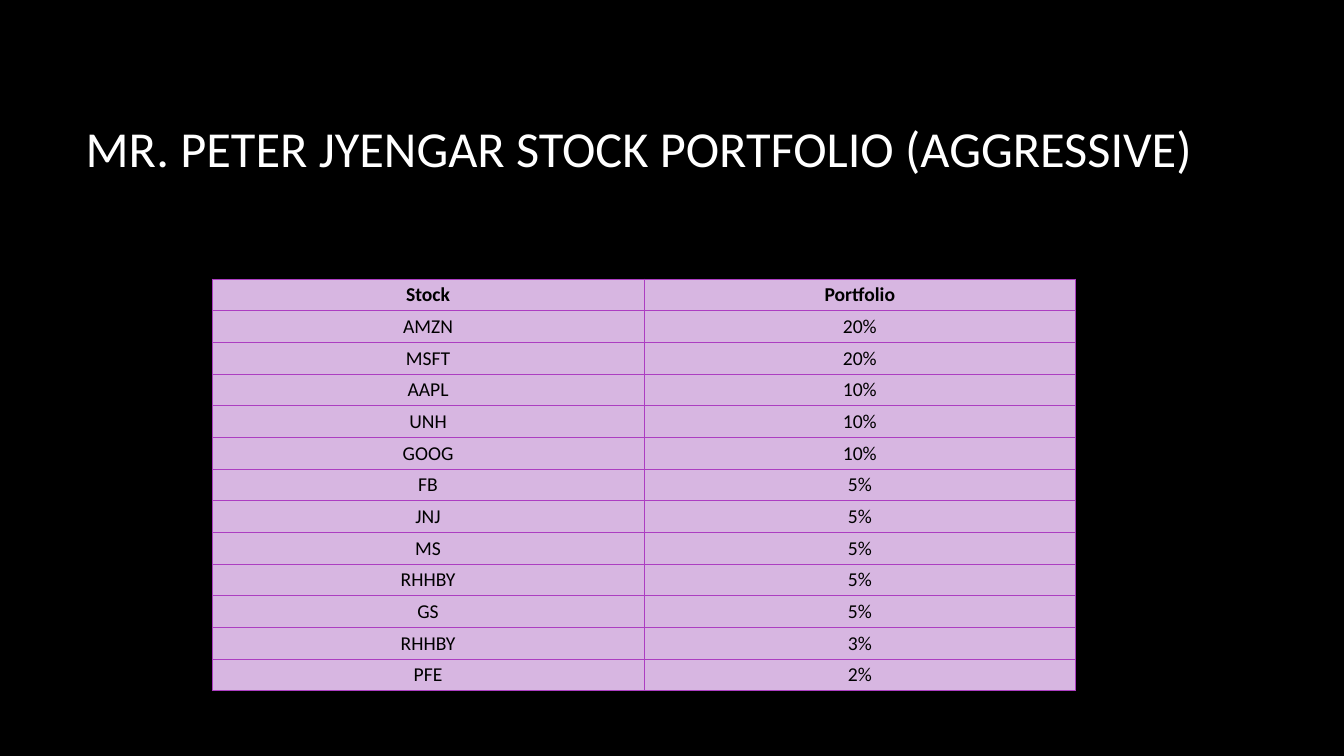
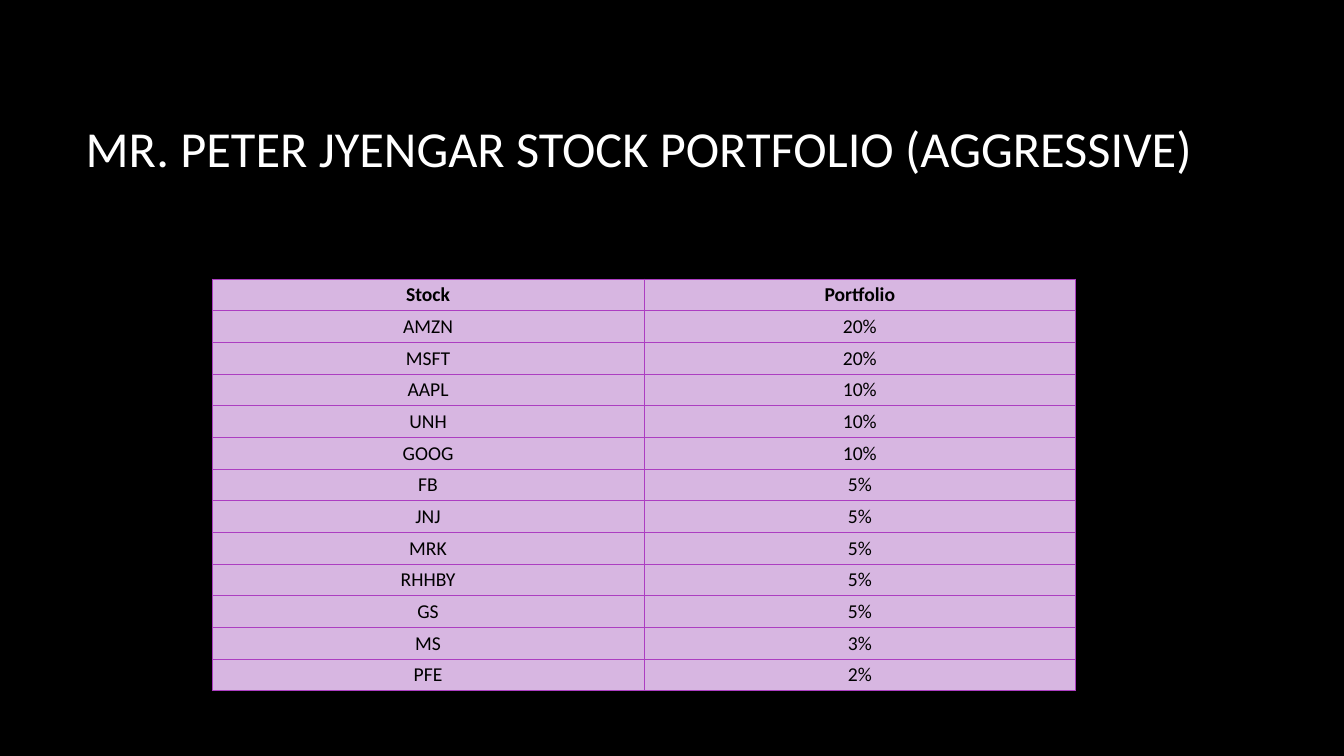
Before and after one commit to jacobsimonareickal/finance-and-risk-analytics, a slide deck: slide 55 of Presentation/Finance and Risk Analytics (Jacob).pptx. Drawn at 1344x756 pixels with LibreOffice and Linux fonts; fonts in the diff are those of the drawing; background and template pictures are left out. Boxes give left, top, right and bottom in pixels: in the first picture for what was removed or moved away, otherwise in the second. Text is boxed around its words. In the diff, an @@ line names an element or a change of style, - is before the commit and + after.

```diff
--- a/Presentation/Finance and Risk Analytics (Jacob).pptx
+++ b/Presentation/Finance and Risk Analytics (Jacob).pptx
@@ table at bbox=[213, 279, 1076, 687] @@
-row 9, column 1: MS
+row 9, column 1: MRK
-row 12, column 1: RHHBY
+row 12, column 1: MS
```
Also in this commit, not shown: 1 other slide changed, 1 slide added, 1 other file.
